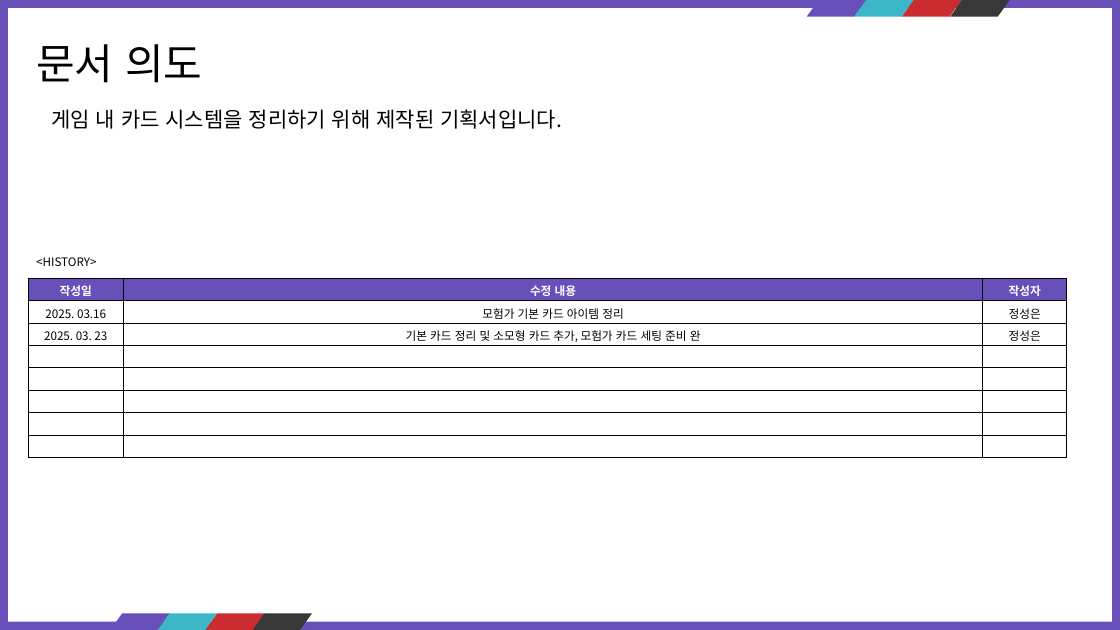
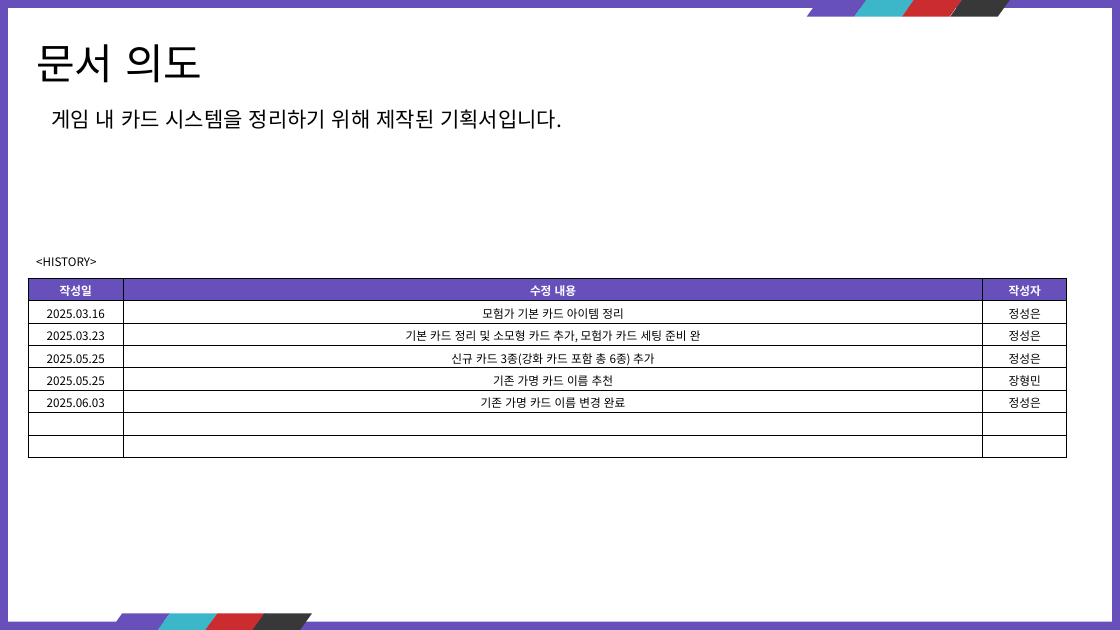
Before and after one commit to kauthor/FluffyDisdog, a slide deck: slide 3 of Plan/기획서/카드 정리.pptx. Drawn at 1120x630 pixels with LibreOffice and Linux fonts; fonts in the diff are those of the drawing. Boxes give left, top, right and bottom in pixels: in the first picture for what was removed or moved away, otherwise in the second. Text is boxed around its words. In the diff, an @@ line names an element or a change of style, - is before the commit and + after.

Commit message:
카드 이름 변경

```diff
--- a/Plan/기획서/카드 정리.pptx
+++ b/Plan/기획서/카드 정리.pptx
@@ table at bbox=[28, 278, 1067, 457] @@
-row 2: 2025. 03.16 | 모험가 기본 카드 아이템 정리 | 정성은
-row 3: 2025. 03. 23 | 기본 카드 정리 및 소모형 카드 추가, 모험가 카드 세팅 준비 완 | 정성은
+row 2: 2025.03.16 | 모험가 기본 카드 아이템 정리 | 정성은
+row 3: 2025.03.23 | 기본 카드 정리 및 소모형 카드 추가, 모험가 카드 세팅 준비 완 | 정성은
+row 4: 2025.05.25 | 신규 카드 3종(강화 카드 포함 총 6종) 추가 | 정성은
+row 5: 2025.05.25 | 기존 가명 카드 이름 추천 | 장형민
+row 6: 2025.06.03 | 기존 가명 카드 이름 변경 완료 | 정성은
-row 6:  |  | 
-row 7:  |  | 
-row 8:  |  | 
```
Also in this commit, not shown: 12 other slides changed, 1 other file.
